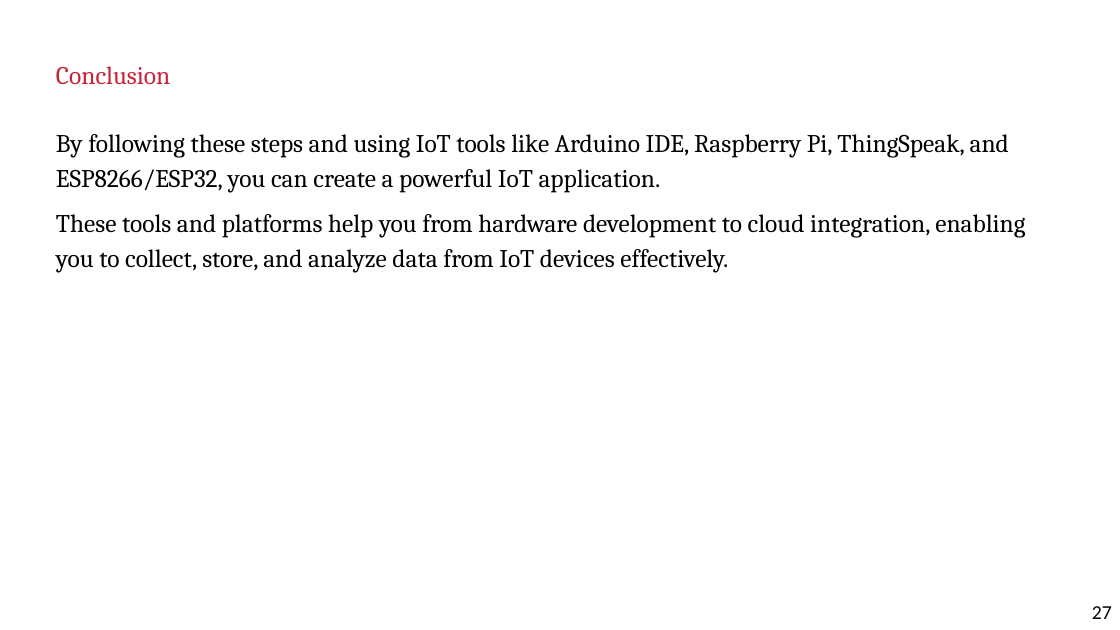
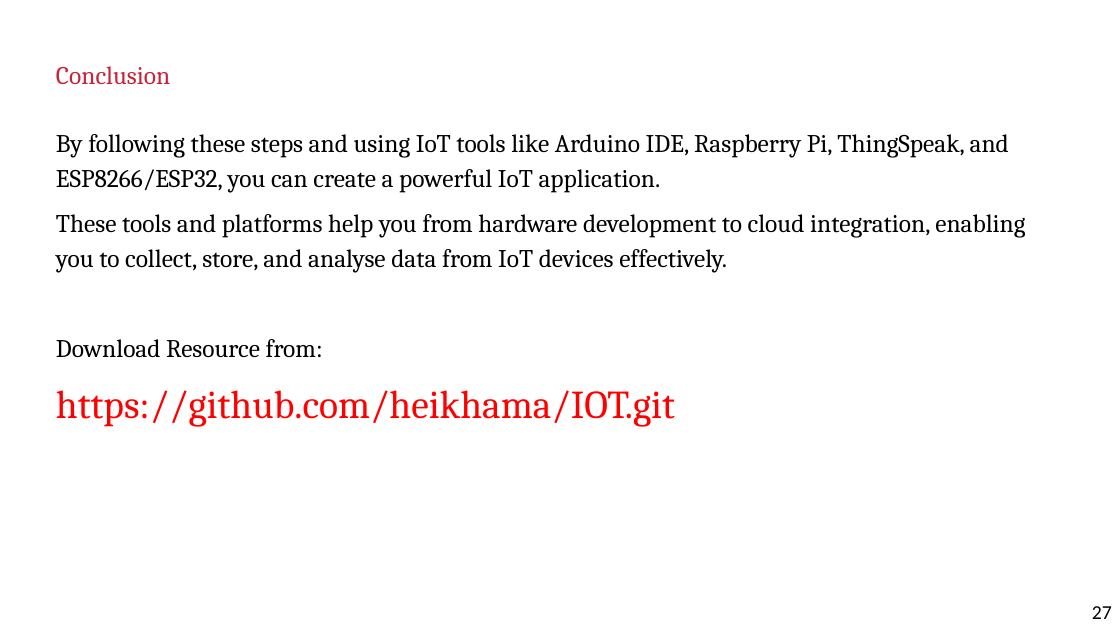
Before and after one commit to heikhama/IOT, a slide deck: slide 27 of iotimplementation.pptx. Drawn at 1120x630 pixels with LibreOffice and Linux fonts; fonts in the diff are those of the drawing; background and template pictures are left out. Boxes give left, top, right and bottom in pixels: in the first picture for what was removed or moved away, otherwise in the second. Text is boxed around its words. In the diff, an @@ line names an element or a change of style, - is before the commit and + after.

```diff
--- a/iotimplementation.pptx
+++ b/iotimplementation.pptx
@@ text at bbox=[56, 214, 1025, 427]: text changed @@
-These tools and platforms help you from hardware development to cloud integration, enabling you to collect, store, and analyze data from IoT devices effectively.
+These tools and platforms help you from hardware development to cloud integration, enabling you to collect, store, and analyse data from IoT devices effectively.
+Download Resource from:
+https://github.com/heikhama/IOT.git
```
Also in this commit, not shown: 4 slides added, 1 other file.
